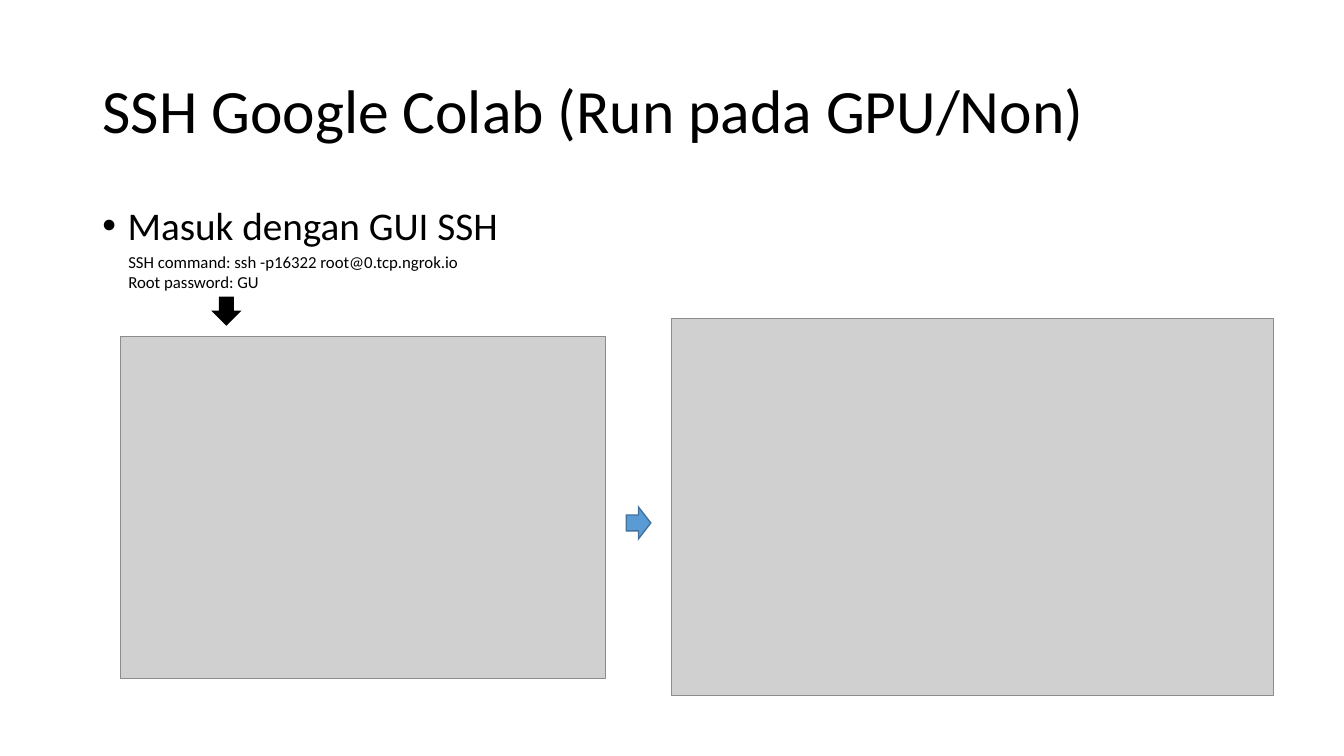
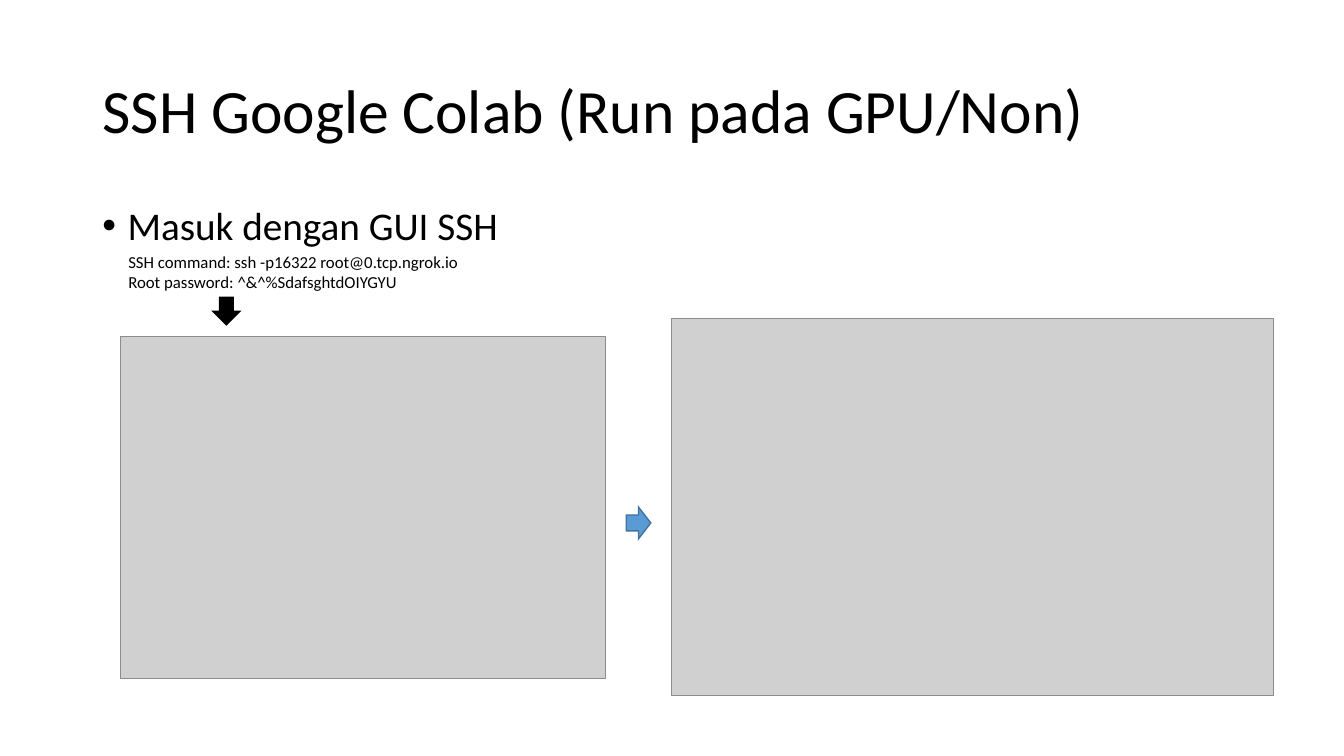
Before and after one commit to imamcs19/SIET2019-DeepN360, a slide deck: slide 4 of Log dan Cara Konfigurasi SSH Google Colab (Run pada GPU or Non) & Membuat Notebook di Google Colab.pptx. Drawn at 1344x756 pixels with LibreOffice and Linux fonts; fonts in the diff are those of the drawing; grey boxes stand for pictures. Boxes give left, top, right and bottom in pixels: in the first picture for what was removed or moved away, otherwise in the second. Text is boxed around its words. In the diff, an @@ line names an element or a change of style, - is before the commit and + after.

```diff
--- a/Log dan Cara Konfigurasi SSH Google Colab (Run pada GPU or Non) & Membuat Notebook di Google Colab.pptx
+++ b/Log dan Cara Konfigurasi SSH Google Colab (Run pada GPU or Non) & Membuat Notebook di Google Colab.pptx
@@ text at (128,276,397,291): text changed @@
-Root password: GU
+Root password: ^&^%SdafsghtdOIYGYU
```
Also in this commit, not shown: 1 other slide changed, 1 slide added.
